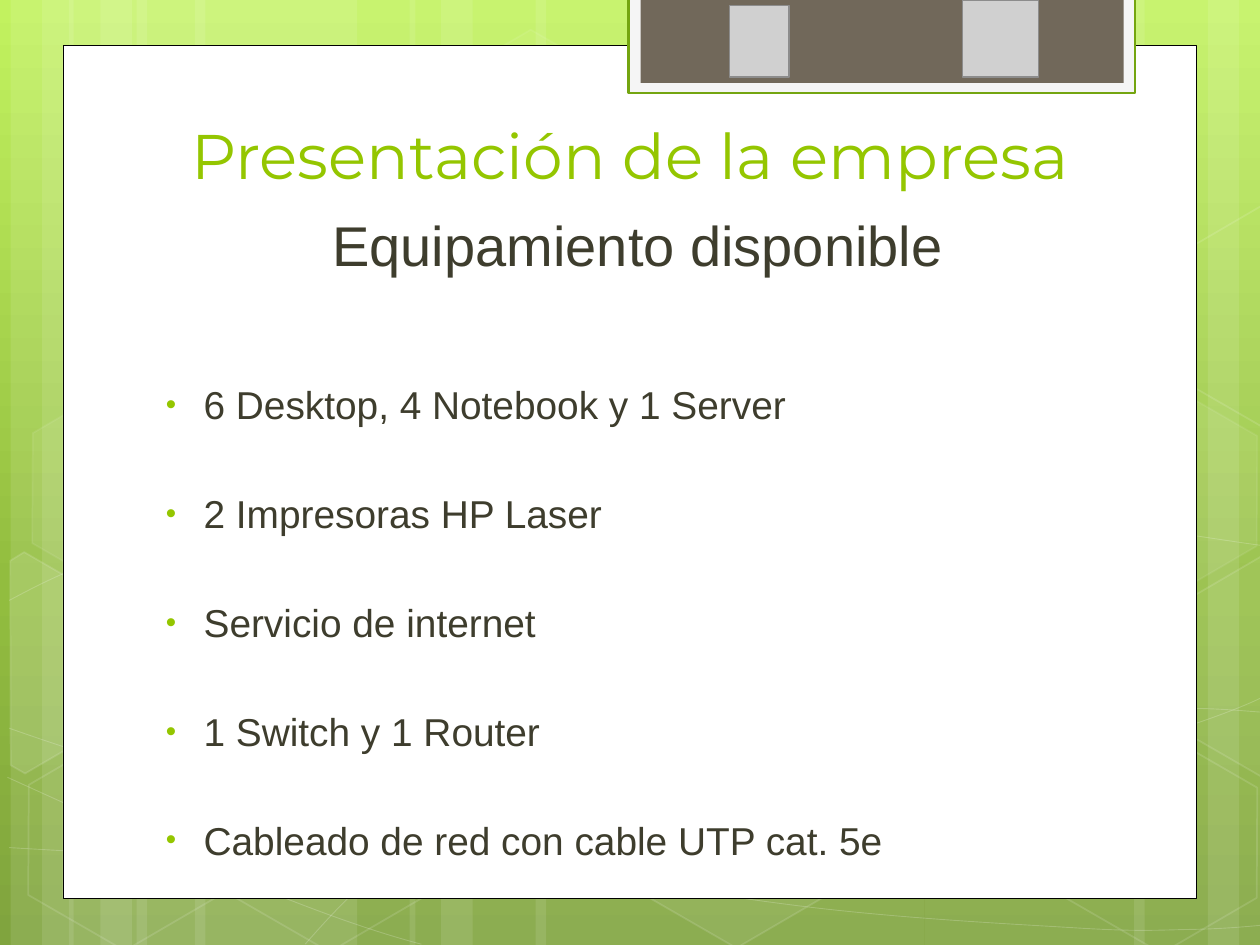
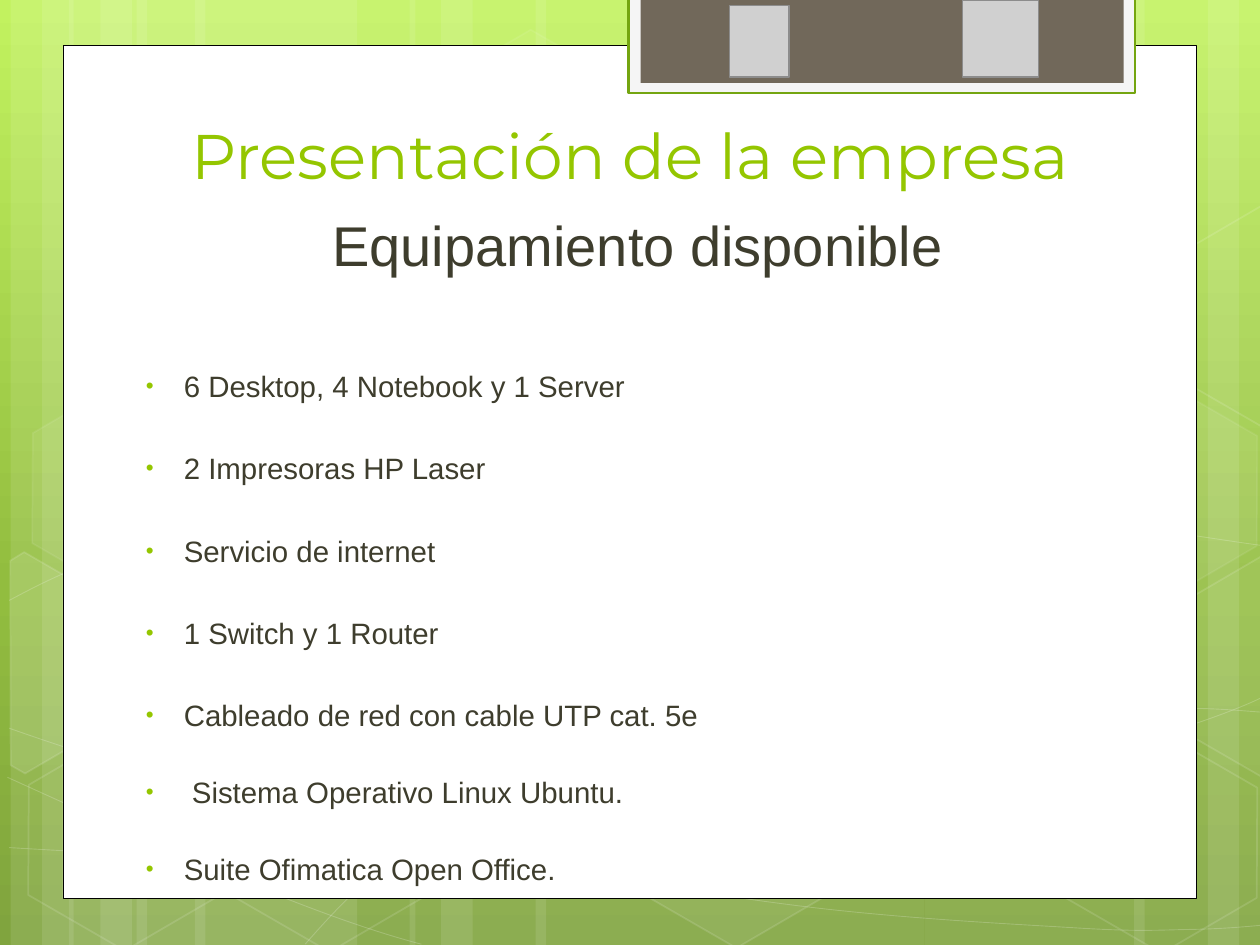
Before and after one commit to ptissera/habilitacion-profesional-2012-4k4, a slide deck: slide 8 of Documentacion/Informe Preliminar/Presentacion Informe Preliminar.pptx. Drawn at 1260x945 pixels with LibreOffice and Linux fonts; fonts in the diff are those of the drawing; grey boxes stand for pictures. Boxes give left, top, right and bottom in pixels: in the first picture for what was removed or moved away, otherwise in the second. Text is boxed around its words. In the diff, an @@ line names an element or a change of style, - is before the commit and + after.

```diff
--- a/Documentacion/Informe Preliminar/Presentacion Informe Preliminar.pptx
+++ b/Documentacion/Informe Preliminar/Presentacion Informe Preliminar.pptx
@@ text "6 Desktop, 4 Notebook y ...": place and size @@
-text "6 Desktop, 4 Notebook y ..." at [204, 391, 882, 856]
+text "6 Desktop, 4 Notebook y ..." at [184, 375, 698, 885]
@@ text at [184, 375, 698, 727]: size 22.2 to 16.8 pt in "6 Desktop, 4 Notebook y 1 Server", "2 Impresoras HP Laser", "Servicio de internet", "1 Switch y 1 Router" and 1 more places; less space between paragraphs @@
@@ text at [184, 781, 623, 885]: paragraphs added @@
+• Sistema Operativo Linux Ubuntu.
+• Suite Ofimatica Open Office.
```
Also in this commit, not shown: 2 other slides changed.
